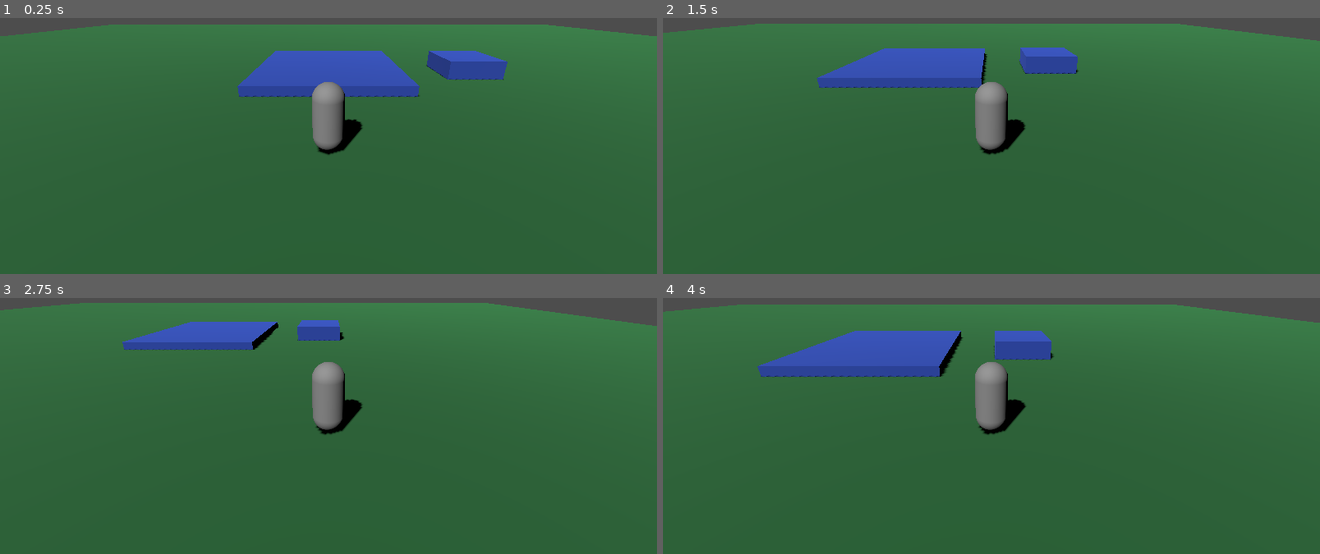
Above: before the commit, frames 1-4 (two rows, left to right).
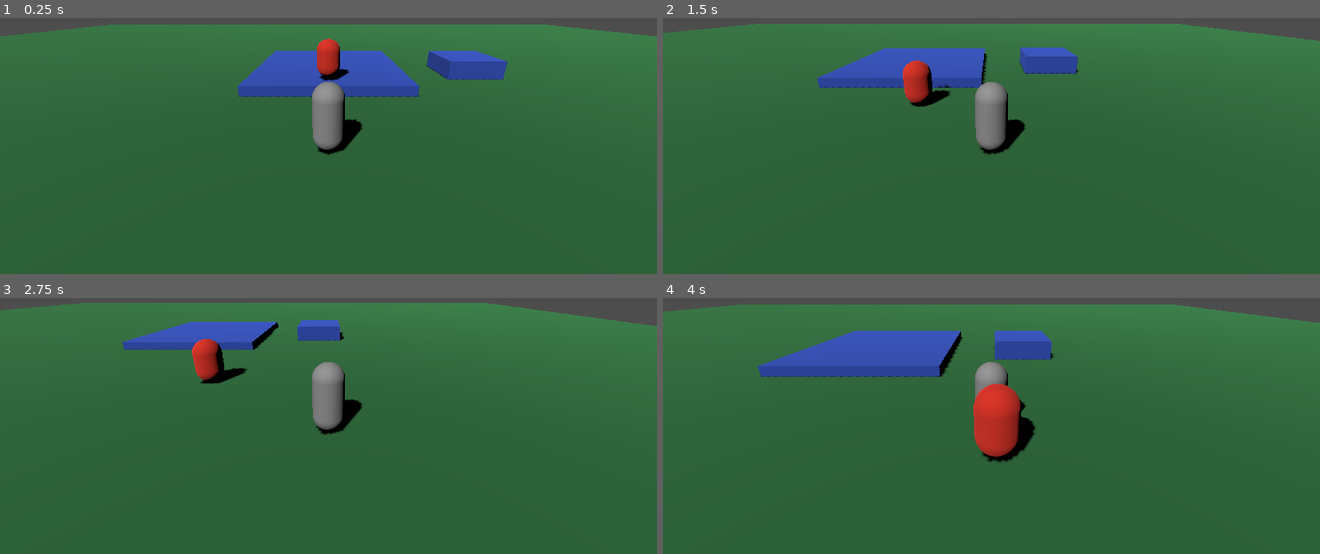
Above: after the commit, the same moments.

Repository: arasamuthu7-maker/Ultimate-Power-
Game: Godot game, scene res://Main.tscn
Same seed, same stepped clock (60 frames per second), same inputs: the game is played once before the commit and once after it.
Inputs:
- Up to frame 1 (0.25 s): no input
- Up to frame 2 (1.5 s): hold Right (ui_right) 0.53-1.28 s; hold Down (ui_down) from 1.28 s (still down)
- Up to frame 3 (2.75 s): release Down (ui_down) at 2.03 s; hold Right (ui_right) from 2.03 s (still down)
- Up to frame 4 (4 s): release Right (ui_right) at 2.78 s; hold Up (ui_up) 2.78-3.53 s; hold Left (ui_left) from 3.53 s (still down)

The runs differ from the first frame. In frame 1, 0.5% of the frame differs, in the area x 48-54%, y 8-25%; in frame 2, 0.8%; in frame 3, 0.8%; in frame 4, 2.1%, in the area x 47-57%, y 33-65%.

Commit message:
Add training enemy to the world

Diff:
--- a/Main.tscn
+++ b/Main.tscn
@@ -1,6 +1,7 @@
-[gd_scene load_steps=11 format=3]
+[gd_scene load_steps=12 format=3]
 
 [ext_resource type="Script" path="res://Player.gd" id="1_player"]
+[ext_resource type="PackedScene" path="res://Enemy.tscn" id="2_enemy"]
 
 [sub_resource type="PlaneMesh" id="PlaneMesh_ground"]
 size = Vector2(80, 80)
@@ -80,6 +81,9 @@
 [node name="PlayerCollision" type="CollisionShape3D" parent="Player"]
 shape = SubResource("CapsuleShape3D_player")
 
+[node name="Enemy" parent="." instance=ExtResource("2_enemy")]
+position = Vector3(0, 0.9, -6)
+
 [node name="Camera3D" type="Camera3D" parent="Player"]
 position = Vector3(0, 3, 6)
 rotation = Vector3(-0.35, 0, 0)
